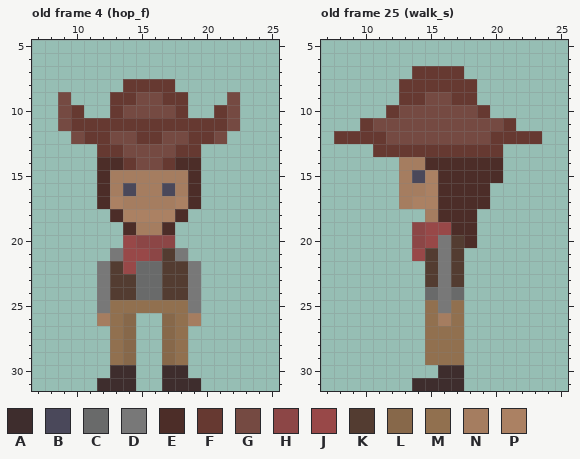
File history of a pixel-art file, COP4053/Assets/Art/Aesprites/cowboi_flipped.aseprite. That is the earlier state.
32x32 pixels, 49 frames. Colours within 5 levels of each other are drawn and written as one. Shown: old frame 4 (hop_f): x 7..25, y 5..31; old frame 25 (walk_s): x 7..25, y 5..31. The commit also changed other frames, which this record leaves out.
Visible layers, top first: "Layer 2", "Layer 1".
Palette (. is transparent): A #3e2d2d  B #4a485a  C #696a6a  D #787878  E #4c2d28  F #663931  G #754a42  H #8c4646  J #984848  K #533c31  L #87684a  M #91704f  N #a57d60  P #ab8163
Pixels before, old frame 4 (hop_f), first column x 9:
 8 .....FFFF.....
 9 G...FFGGFF...G
10 GF..FGGGGF..FG
11 GFFFFFFFFFFFFG
12 .GFFGGFFGGFFG.
13 ...FFGGGGFF...
14 ...EEFGGFEE...
15 ...ENNNNNNE...
16 ...ENBNNBNE...
17 ...EPNNNNPE...
18 ....EPPPPE....
19 .....ENNE.....
20 .....JHHH.....
21 ....DJJHKD....
22 ...DKJCCKKD...
23 ...DKKCCKKD...
24 ...DKKCCKKD...
25 ...DMMMMMMD...
26 ...NML..LMN...
27 ....ML..LM....
28 ....ML..LM....
29 ....ML..LM....
30 ....AA..AA....
31 ...AAA..AAA...
Pixels before, old frame 25 (walk_s), first column x 8:
 7 ......FFFF......
 8 .....FFFFFF.....
 9 .....FFGGFF.....
10 ....FGGGGGGF....
11 ..FGGGGGGGGGGF..
12 FFFFGGGGGGGGFFFF
13 ...FFFFFFFFFF...
14 .....NNEEEEEE...
15 .....NBPEEEEE...
16 .....NNPEEEE....
17 .....NPPEEEE....
18 .......NEEE.....
19 ......HJJEE.....
20 ......HJDKE.....
21 ......JKDK......
22 .......KDK......
23 .......KDK......
24 .......CDC......
25 .......MDM......
26 .......MNM......
27 .......MMM......
28 .......MMM......
29 .......MMM......
30 ........AA......
31 ......AAAA......
New version:
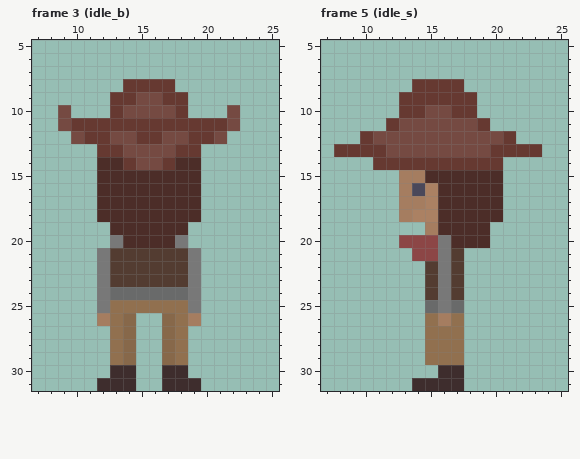
A new or re-ordered frame is compared with the old frame closest to it.
From the commit log: Walking and idle animations working yay
The exact change:
frames 49 -> 64
Changed rows in their new state; - is an unchanged pixel.
Frame 3 (idle_b) is new; against old frame 4 (hop_f), layers "Layer 2", "Layer 1":
first column x 9:
 9 .------------.
10 -.----------.-
first column x 12:
15 -EEEEEE-
16 -EEEEEE-
17 -EEEEEE-
18 E-EEEE-E
19 -E-EE-E-
20 -DEEEED-
21 DKKKK-KD
22 --KKK---
23 ---KK---
24 -CC--CC-
Frame 5 (idle_s) is new; against old frame 25 (walk_s), layers "Layer 2", "Layer 1":
first column x 8:
 7 ------....------
 8 -----.----.-----
 9 -------FF-------
10 ----.FF--FF.----
11 --..F------F..--
12 ..-G--------G-..
13 FFF-GGGGGGGG-FFF
14 ---FFFFFFFFFF---
15 ------NE--------
16 ------B-----E---
17 ------N-----E---
18 -----NPP---EE---
19 ------.NE--E----
20 -----H-H-E-E----
21 ------HH--------
24 -------K-K------
25 -------C-C------
Boxes around the changes in both pictures, in picture pixels (x1, y1, x2, y2):
erased: (58, 92, 84, 118)
erased: (214, 92, 240, 118)
changed: (97, 170, 201, 300)
changed: (334, 66, 542, 313)
